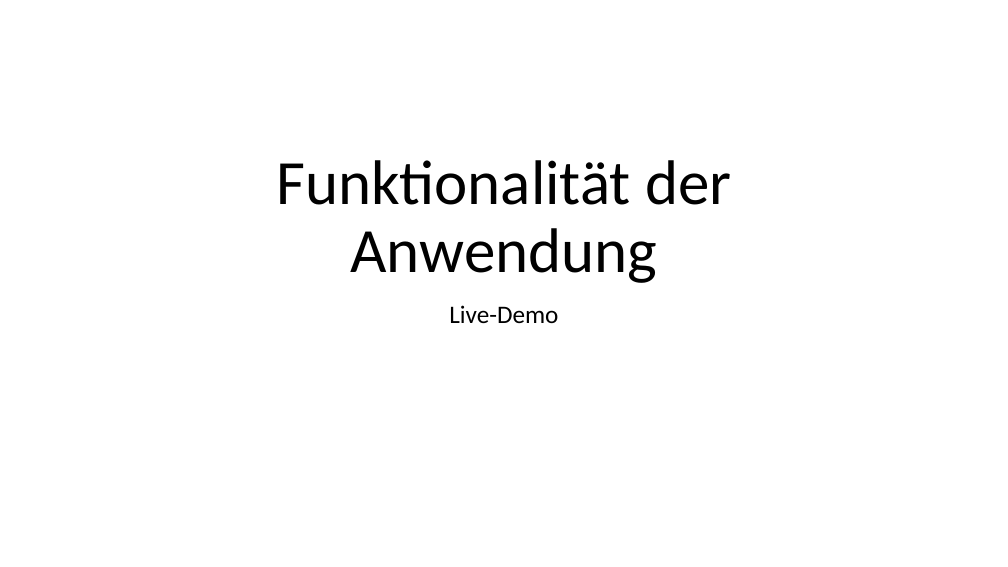
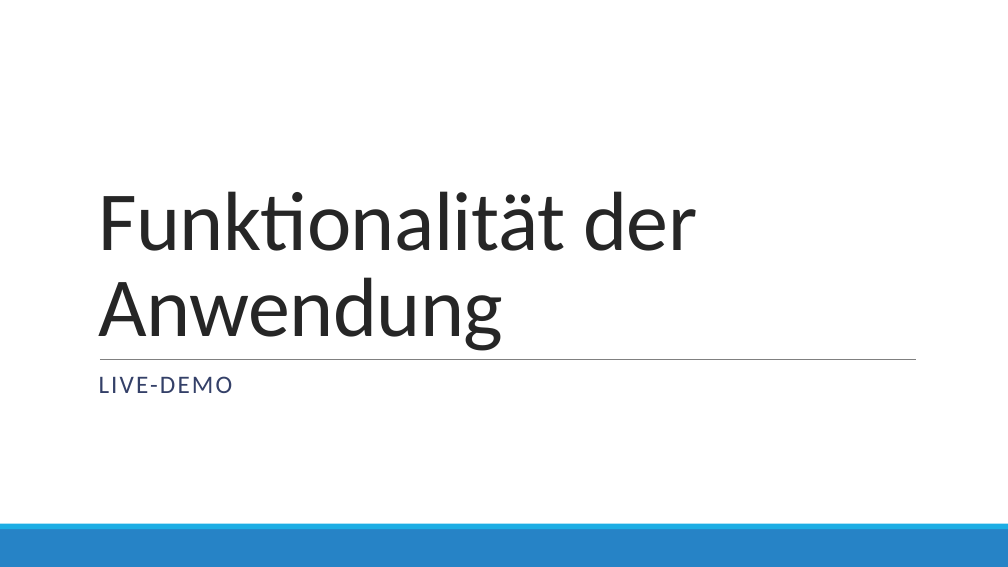
Before and after one commit to JanNiclasRuppenthal/SP_Portfolio01, a slide deck: slide 3 of slides/Portfolio01_Slides.pptx. Drawn at 1008x567 pixels with LibreOffice and Linux fonts; fonts in the diff are those of the drawing. Boxes give left, top, right and bottom in pixels: in the first picture for what was removed or moved away, otherwise in the second. Text is boxed around its words. In the diff, an @@ line names an element or a change of style, - is before the commit and + after.

```diff
--- a/slides/Portfolio01_Slides.pptx
+++ b/slides/Portfolio01_Slides.pptx
@@ title "Funktionalität der Anwendung": place and size @@
-title "Funktionalität der Anwendung" at (276,160,731,283)
+title "Funktionalität der Anwendung" at (98,191,697,351)
@@ title "Funktionalität der Anwendung" at (98,191,697,351): size 60 to 80 pt, text colour #000000 to #262626, letter spacing 0 to -0.5 pt; alignment centre to left; line spacing 0.9 to 0.85 @@
@@ line added from (100, 359) to (917, 359), #808080 0.5 pt @@
@@ subtitle at (99,376,233,393): text changed; text colour #000000 to #344068 @@
-Live-Demo
+LIVE-DEMO
@@ rectangle added at (0,529,1008,567), fill #2683C6 @@
@@ rectangle added at (0,524,1008,529), fill #1CADE4 @@
```
Also in this commit, not shown: 11 other slides changed, 1 slide added, 1 slide removed, 2 other files.
